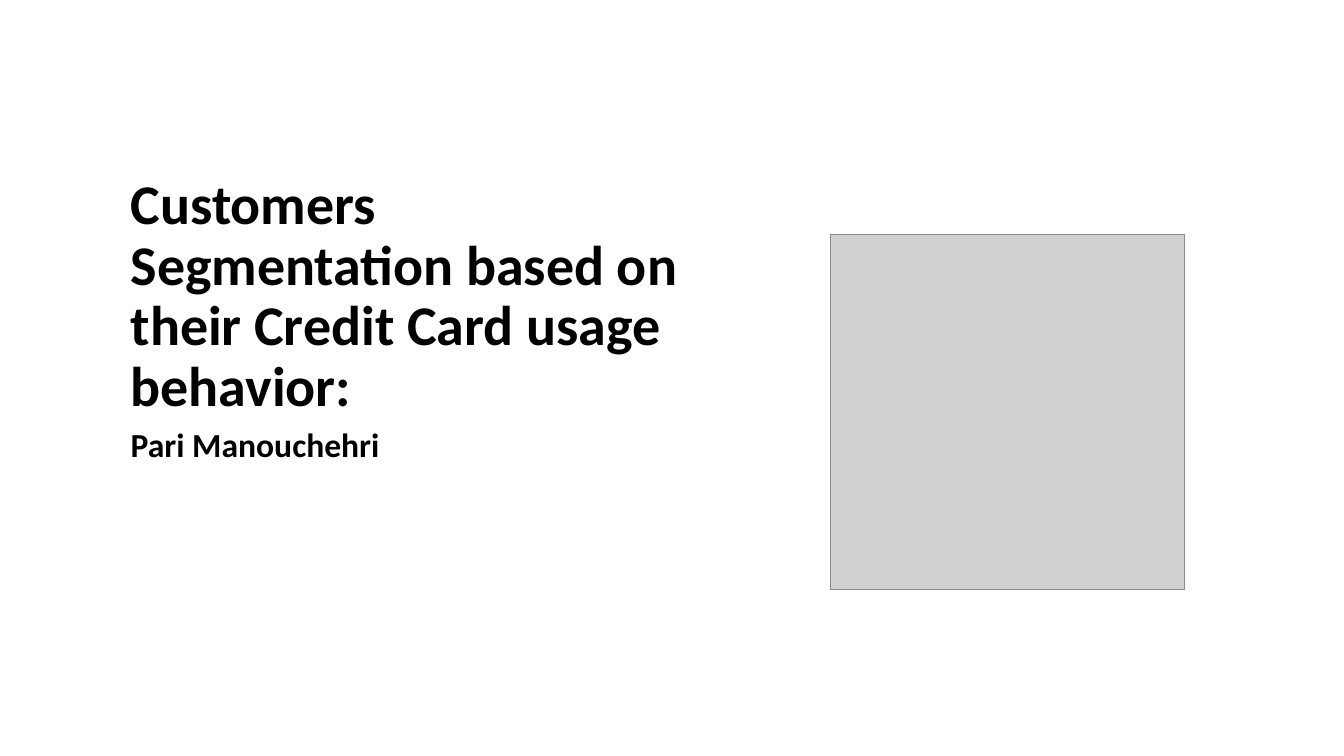
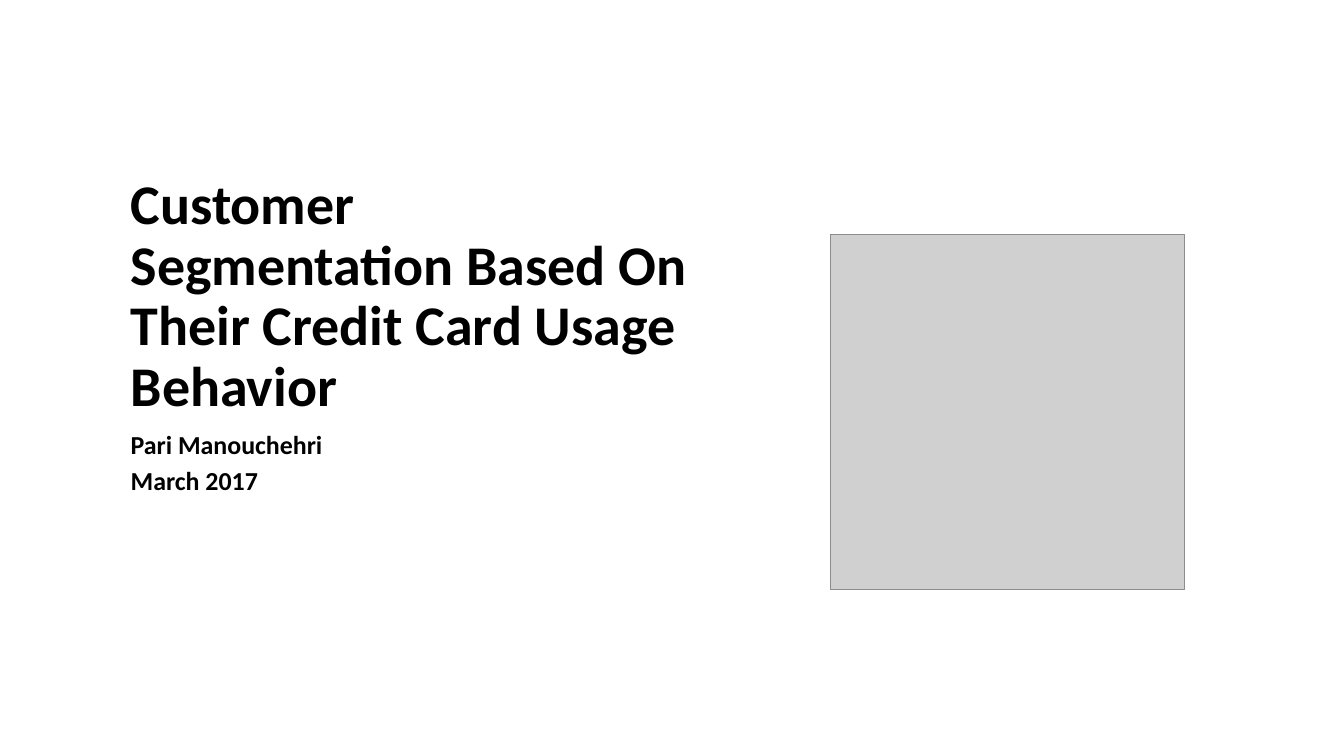
Before and after one commit to parichehrma/PariMa1, a slide deck: slide 1 of Customers Segmentation based on their Credit Card usage.pptx. Drawn at 1344x756 pixels with LibreOffice and Linux fonts; fonts in the diff are those of the drawing; grey boxes stand for pictures. Boxes give left, top, right and bottom in pixels: in the first picture for what was removed or moved away, otherwise in the second. Text is boxed around its words. In the diff, an @@ line names an element or a change of style, - is before the commit and + after.

```diff
--- a/Customers Segmentation based on their Credit Card usage.pptx
+++ b/Customers Segmentation based on their Credit Card usage.pptx
@@ title at [131,187,686,407]: text changed @@
-Customers Segmentation based on their Credit Card usage behavior:
+Customer Segmentation Based On Their Credit Card Usage Behavior
@@ subtitle at [131,435,322,455]: size 24 to 18.5 pt in "Pari Manouchehri"; line spacing 0.9 to 0.7 @@
@@ subtitle at [131,471,257,491]: paragraph added @@
+March 2017
```
Also in this commit, not shown: 28 other slides changed, 1 other file.
